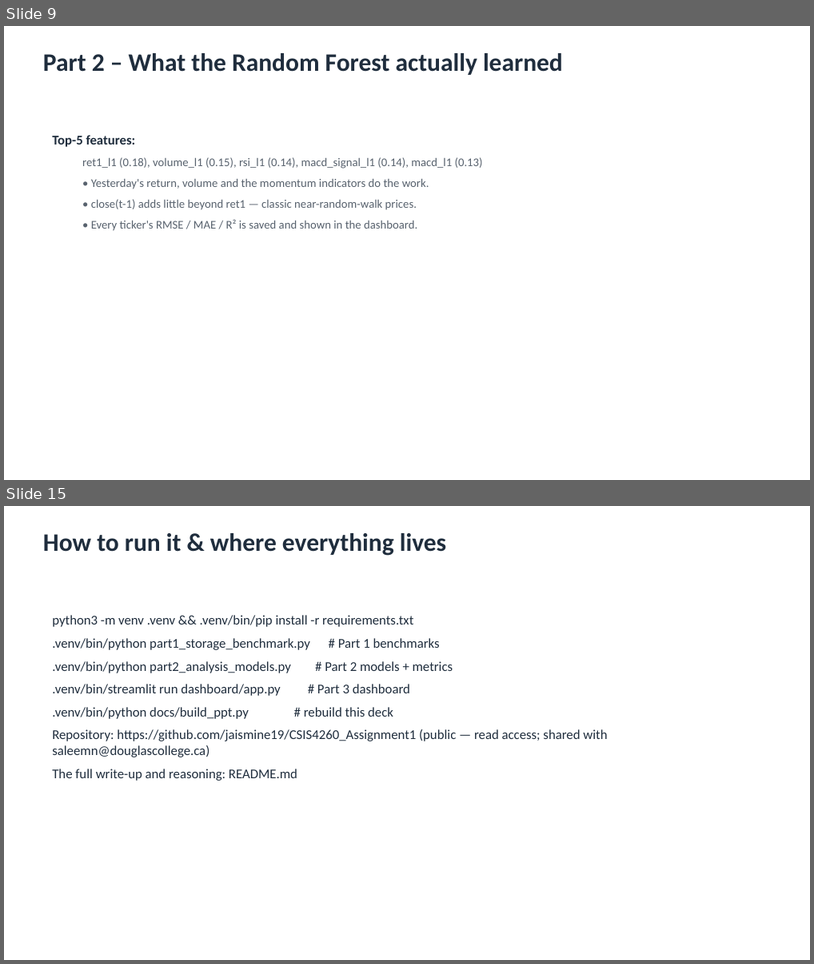
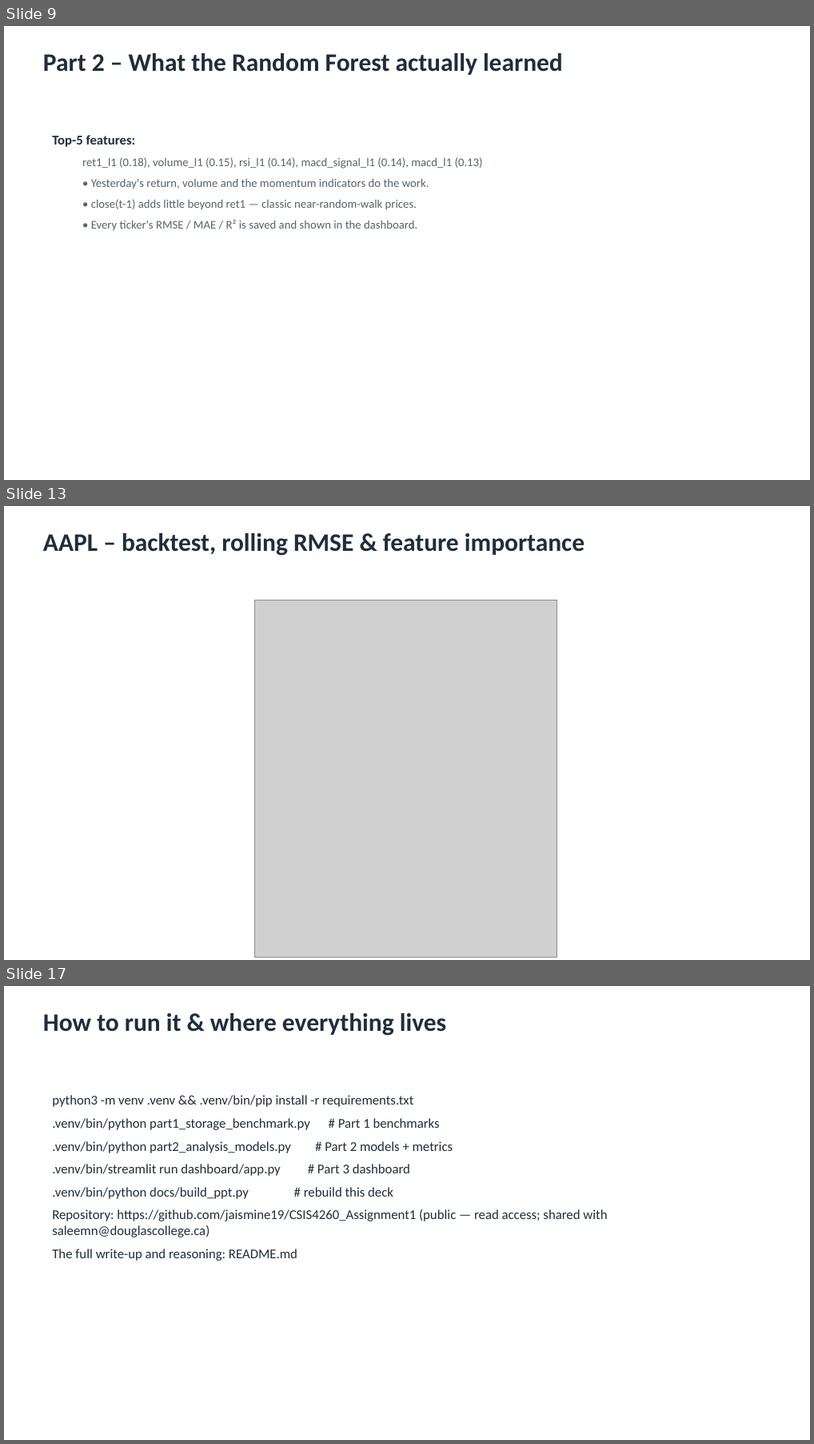
Before and after one commit to jaismine19/NextClose, a slide deck: docs/CSIS4260_Assignment1_Dashboard_Screenshots.pptx. Shown one above the other, each under a label of ours: slides 9 and 15 before the commit, slides 9, 13 and 17 after it; the slides between them are not shown. The pictures are 814x964 and 814x1444 pixels, drawn with LibreOffice and Linux fonts; fonts in the diff are those of the drawing; grey boxes stand for pictures. Boxes give left, top, right and bottom in pixels: in the first picture for what was removed or moved away, otherwise in the second. Text is boxed around its words. In the diff, an @@ line names an element or a change of style, - is before the commit and + after.

Commit message:
Upgrade dashboard: candlestick chart, MAPE & directional accuracy, rolling RMSE, feature importance, zoom controls, downloads

```diff
--- a/docs/CSIS4260_Assignment1_Dashboard_Screenshots.pptx
+++ b/docs/CSIS4260_Assignment1_Dashboard_Screenshots.pptx
@@ slide 13 added at box(4, 506, 810, 960), background #FFFFFF @@
@@ text added at box(43, 533, 585, 556), 30 pt, text #1F2D3D, bold @@
+AAPL – backtest, rolling RMSE & feature importance
@@ picture added at box(255, 600, 558, 956) @@
@@ what was slide 15 is now slide 17 @@
```
Also in this commit, not shown: 5 slides changed, 1 other slide added, 11 other files.
